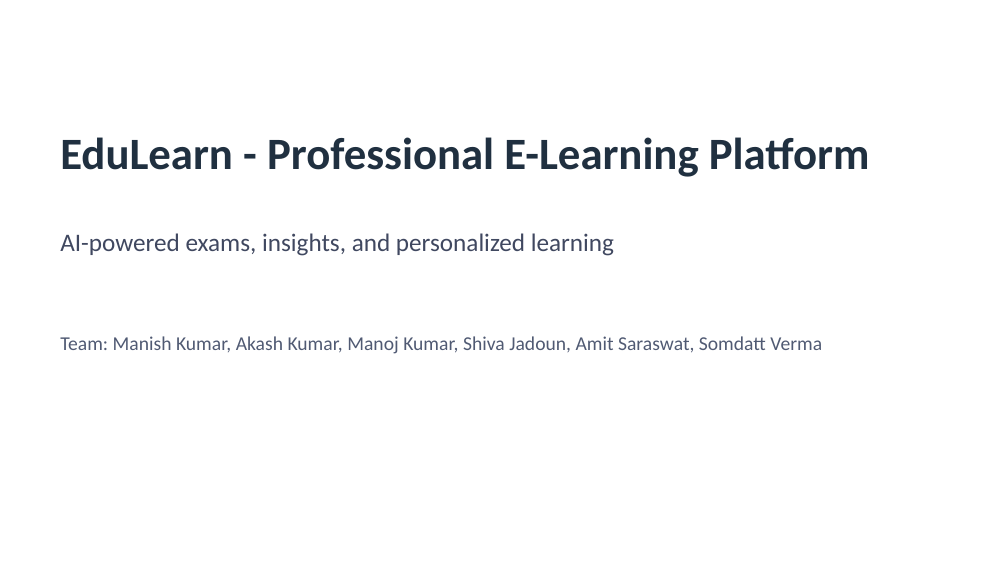
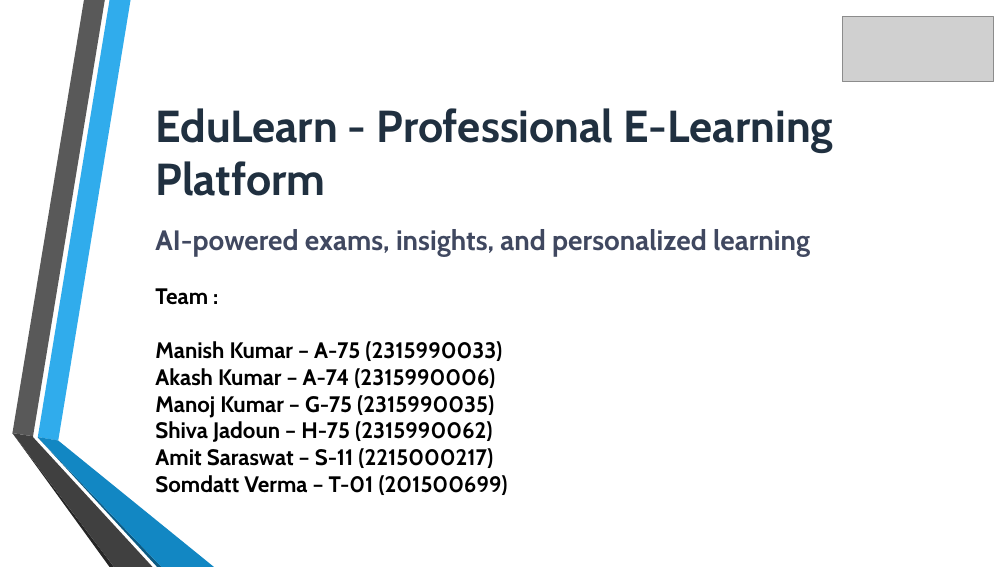
Before and after one commit to ManishKumarCs/learnify-platform, a slide deck: slide 1 of docs/learnify-platform-presentation.pptx. Drawn at 1008x567 pixels with LibreOffice and Linux fonts; fonts in the diff are those of the drawing; grey boxes stand for pictures. Boxes give left, top, right and bottom in pixels: in the first picture for what was removed or moved away, otherwise in the second. Text is boxed around its words. In the diff, an @@ line names an element or a change of style, - is before the commit and + after.

```diff
--- a/docs/learnify-platform-presentation.pptx
+++ b/docs/learnify-platform-presentation.pptx
@@ picture added at <box>843,17,994,82</box> @@
@@ text "EduLearn - Professional E-Learning Platform": place and size @@
-text "EduLearn - Professional E-Learning Platform" at <box>60,137,870,177</box>
+text "EduLearn - Professional E-Learning Platform" at <box>156,108,833,196</box>
@@ text "EduLearn - Professional E-Learning Platform" at <box>156,108,833,196</box>: font Calibri to Cabin @@
@@ text "AI-powered exams, insights, and personalized ...": place and size @@
-text "AI-powered exams, insights, and personalized ..." at <box>60,233,614,256</box>
+text "AI-powered exams, insights, and personalized ..." at <box>155,229,810,257</box>
@@ text "AI-powered exams, insights, and personalized ..." at <box>155,229,810,257</box>: size 18 to 20 pt, font Calibri to Cabin, bold on @@
@@ text at <box>155,288,508,495</box>: text changed; size 14 to 16 pt; font Calibri to Cabin; text colour #505A73 to #000000; bold on @@
-Team: Manish Kumar, Akash Kumar, Manoj Kumar, Shiva Jadoun, Amit Saraswat, Somdatt Verma
+Team :
+Manish Kumar – A-75 (2315990033)
+Akash Kumar – A-74 (2315990006)
+Manoj Kumar – G-75 (2315990035)
+Shiva Jadoun – H-75 (2315990062)
+Amit Saraswat – S-11 (2215000217)
+Somdatt Verma – T-01 (201500699)
@@ group added at <box>12,0,215,567</box>: 6 freeform shapes @@
```
Also in this commit, not shown: 35 other slides changed, 1 slide added, 2 slides removed, 19 other files.
